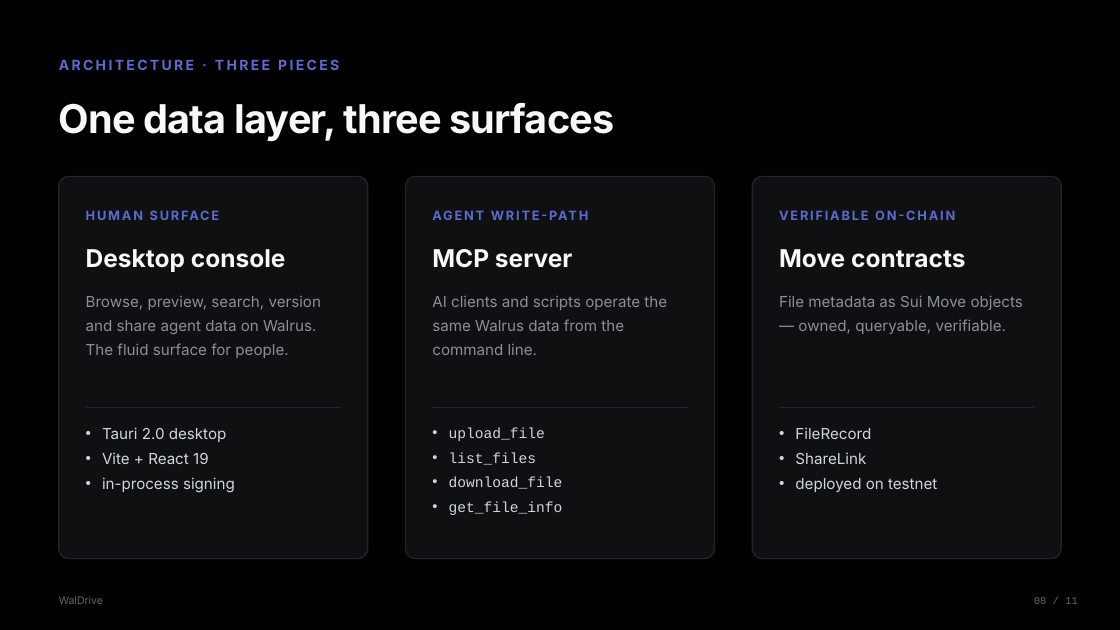
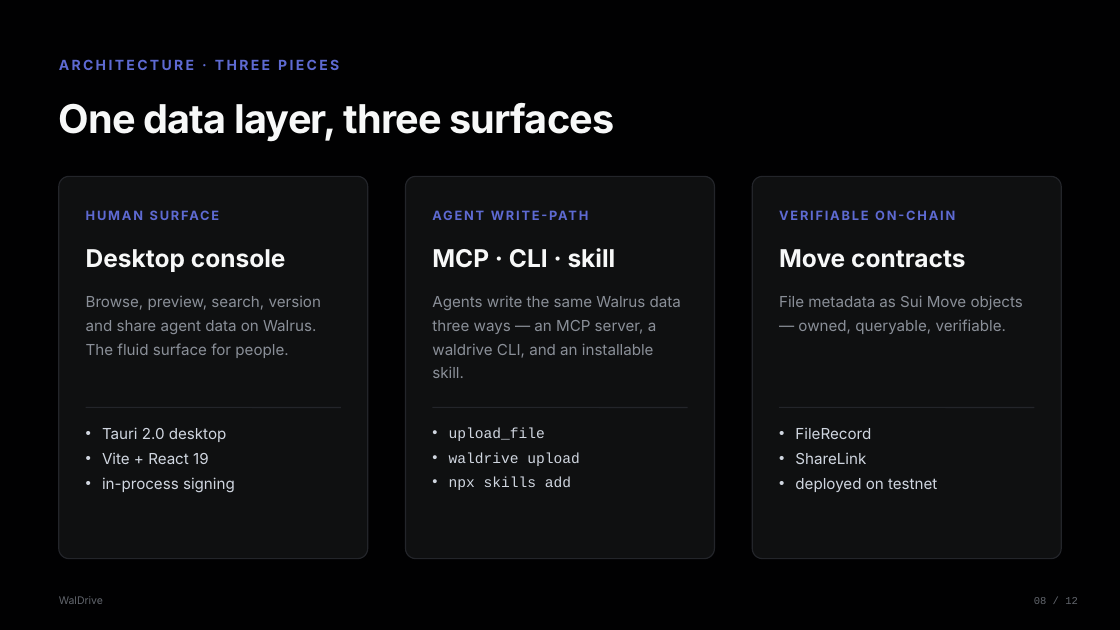
Before and after one commit to Fldicoahkiin/WalDrive, a slide deck: slide 8 of submission/WalDrive-deck.pptx. Drawn at 1120x630 pixels with LibreOffice and Linux fonts; fonts in the diff are those of the drawing. Boxes give left, top, right and bottom in pixels: in the first picture for what was removed or moved away, otherwise in the second. Text is boxed around its words. In the diff, an @@ line names an element or a change of style, - is before the commit and + after.

```diff
--- a/submission/WalDrive-deck.pptx
+++ b/submission/WalDrive-deck.pptx
@@ text at <box>432,248,616,268</box>: text changed @@
-MCP server
+MCP · CLI · skill
@@ text at <box>432,296,681,378</box>: text changed @@
-AI clients and scripts operate the same Walrus data from the command line.
+Agents write the same Walrus data three ways — an MCP server, a waldrive CLI, and an installable skill.
@@ text at <box>449,452,579,490</box>: text changed @@
-• list_files
-• download_file
-• get_file_info
+• waldrive upload
+• npx skills add
@@ text at <box>1034,597,1078,604</box>: text changed @@
-08 / 11
+08 / 12
```
Also in this commit, not shown: 8 other slides changed, 1 slide added, 5 other files.
